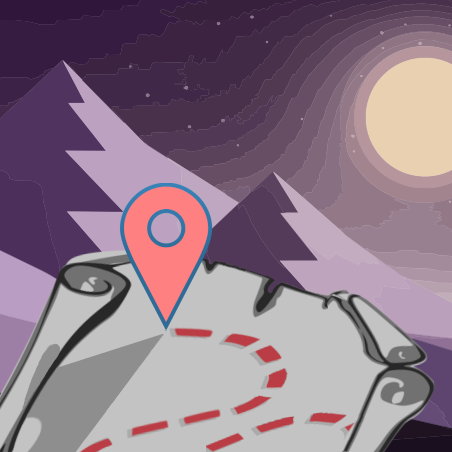
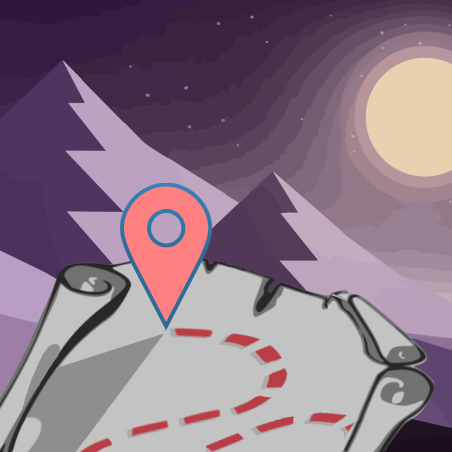
The second 452px x 452px image is a revision of the first. Changes to its layers:
painted on "map 2" over [0, 248, 130, 397]
painted on "desert.png" over [0, 0, 452, 440]
